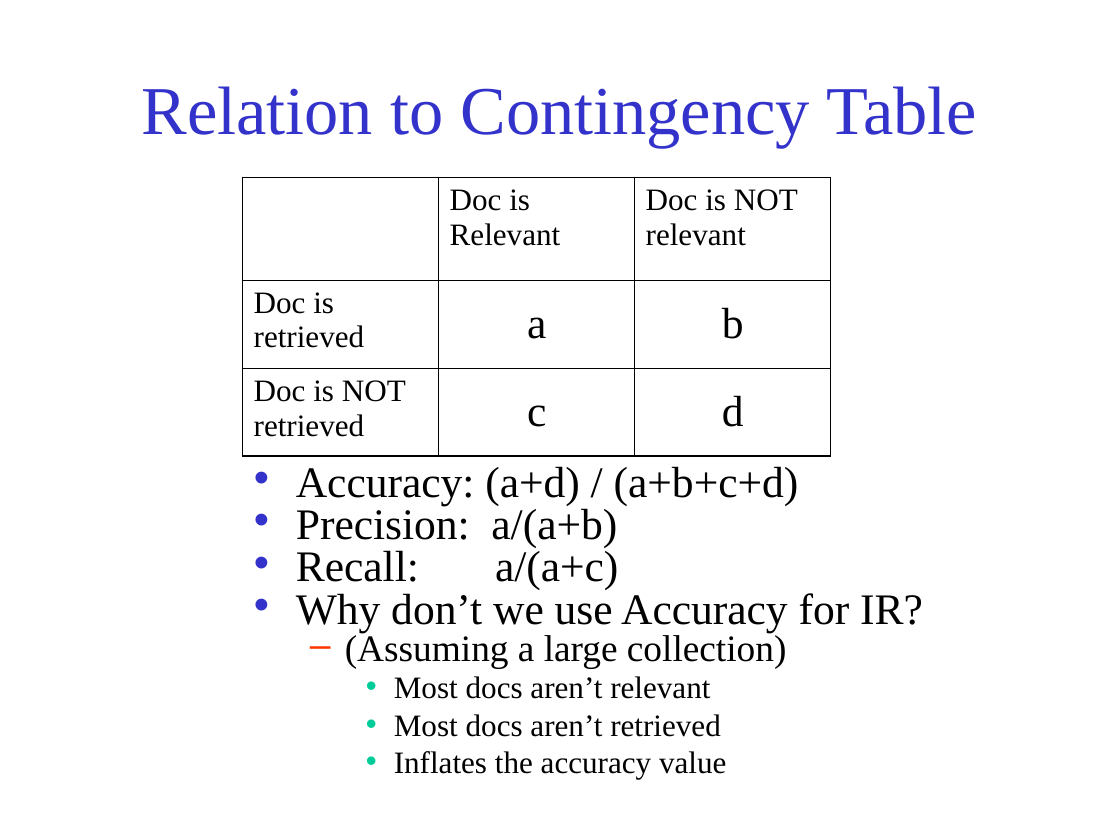
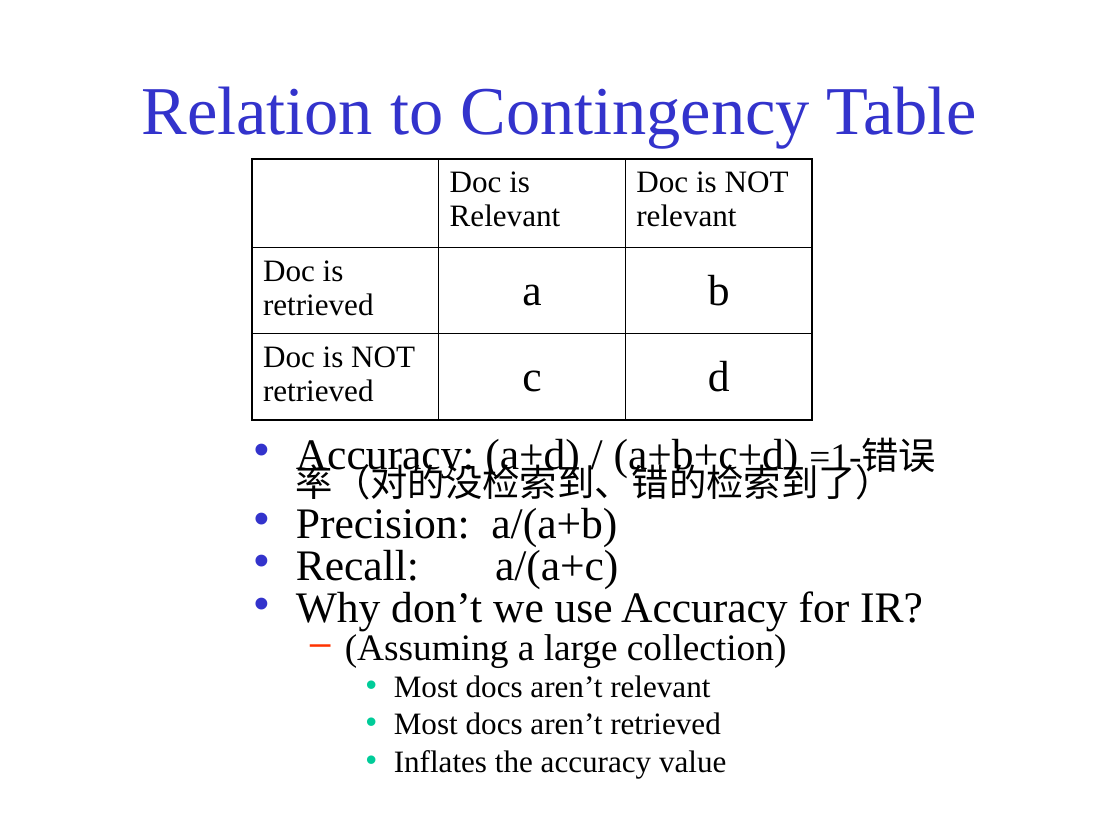
Before and after one commit to zhengxq27/Junoir_study_last, a slide deck: slide 48 of 数据挖掘/课件/retrieval-evaluation.ppt. Drawn at 1120x840 pixels with LibreOffice and Linux fonts; fonts in the diff are those of the drawing. Boxes give left, top, right and bottom in pixels: in the first picture for what was removed or moved away, otherwise in the second. Text is boxed around its words. In the diff, an @@ line names an element or a change of style, - is before the commit and + after.

```diff
--- a/数据挖掘/课件/retrieval-evaluation.ppt
+++ b/数据挖掘/课件/retrieval-evaluation.ppt
@@ table: place and size @@
-table at box(243, 177, 831, 456)
+table at box(252, 159, 813, 420)
@@ text "Accuracy: (a+d) / (a+b+c+d) =1-错误率（对的没检索到、错的检索到了）": place and size @@
-text "Accuracy: (a+d) / (a+b+c+d) =1-错误率（对的没检索到、错的检索到了）" at box(296, 466, 923, 779)
+text "Accuracy: (a+d) / (a+b+c+d) =1-错误率（对的没检索到、错的检索到了）" at box(296, 438, 936, 778)
@@ text at box(296, 438, 936, 500): text changed @@
-• Accuracy: (a+d) / (a+b+c+d)
+• Accuracy: (a+d) / (a+b+c+d) =1-错误率（对的没检索到、错的检索到了）
```
Also in this commit, not shown: 3 other slides changed, 1 other file.
